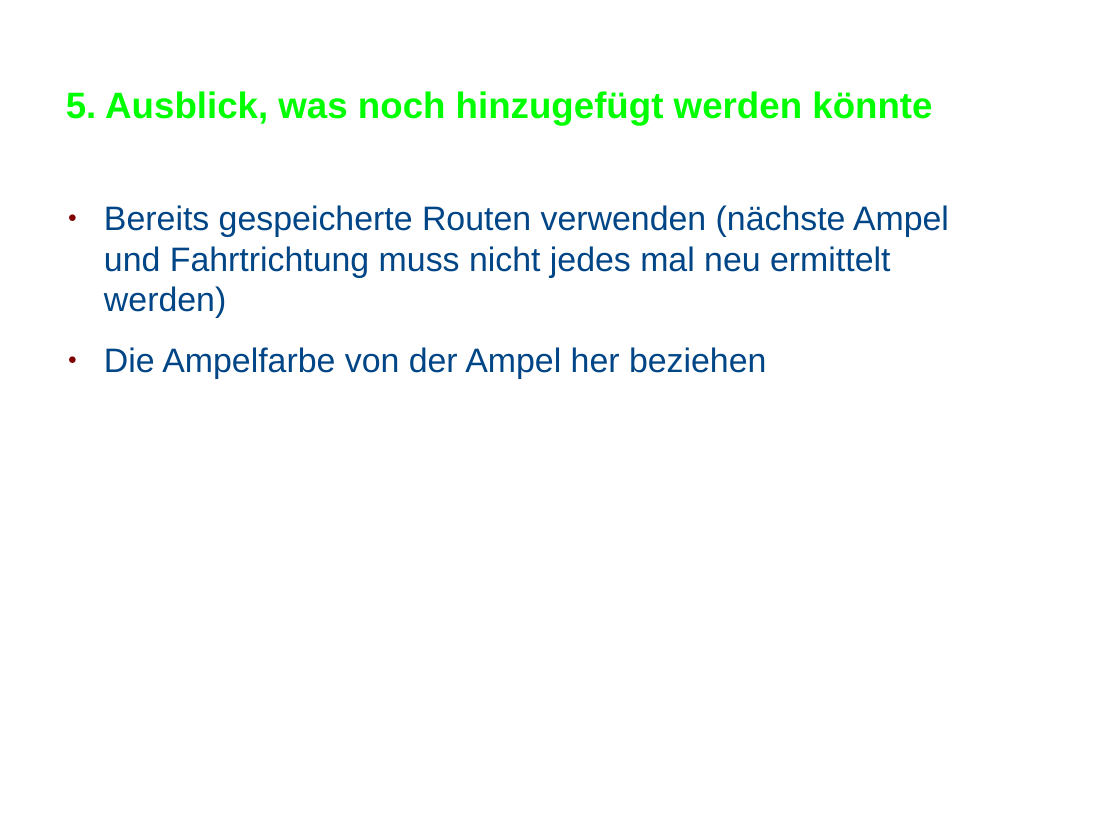
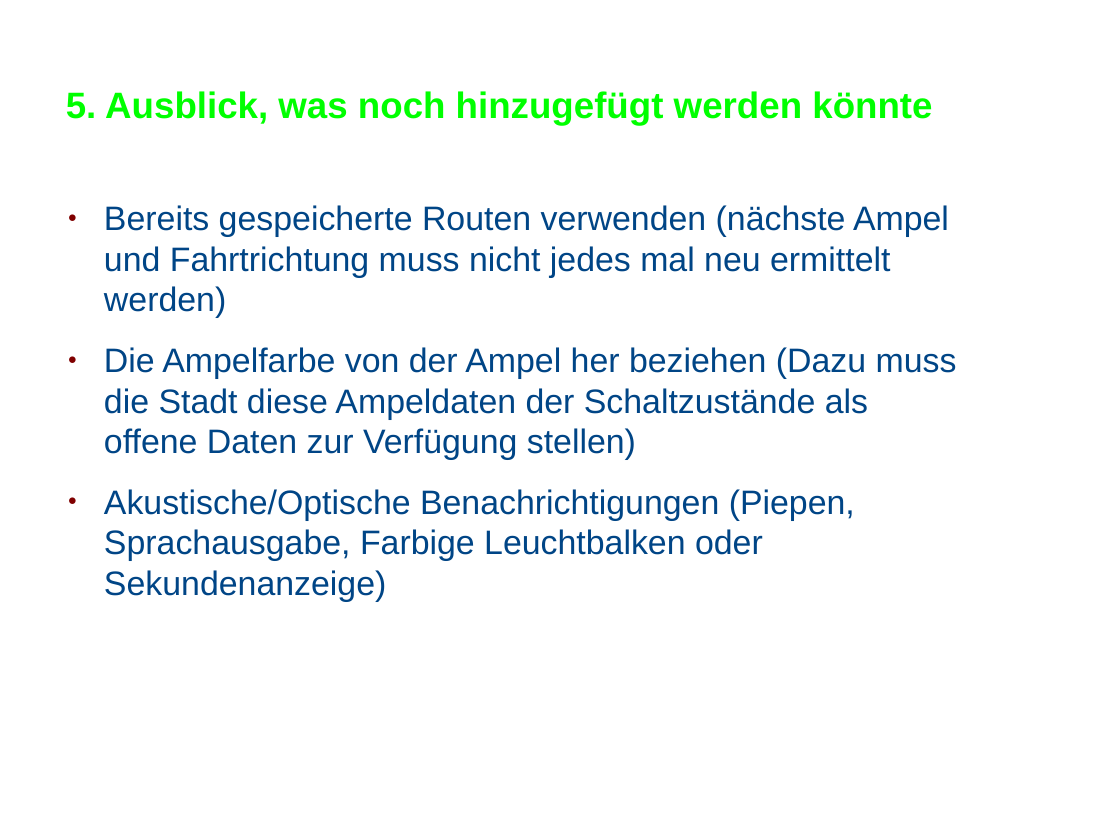
Before and after one commit to MrMariusAP/MeineGrueneWelle, a slide deck: slide 6 of app/src/main/res/Präsentation_MeineGrüneWelle.odp. Drawn at 1120x840 pixels with LibreOffice and Linux fonts; fonts in the diff are those of the drawing; background and template pictures are left out. Boxes give left, top, right and bottom in pixels: in the first picture for what was removed or moved away, otherwise in the second. Text is boxed around its words. In the diff, an @@ line names an element or a change of style, - is before the commit and + after.

```diff
--- a/app/src/main/res/Präsentation_MeineGrüneWelle.odp
+++ b/app/src/main/res/Präsentation_MeineGrüneWelle.odp
@@ text at [104,347,957,602]: text changed @@
-● Die Ampelfarbe von der Ampel her beziehen
+● Die Ampelfarbe von der Ampel her beziehen (Dazu muss die Stadt diese Ampeldaten der Schaltzustände als offene Daten zur Verfügung stellen)
+● Akustische/Optische Benachrichtigungen (Piepen, Sprachausgabe, Farbige Leuchtbalken oder Sekundenanzeige)
```
Also in this commit, not shown: 1 other slide changed, 1 other file.
